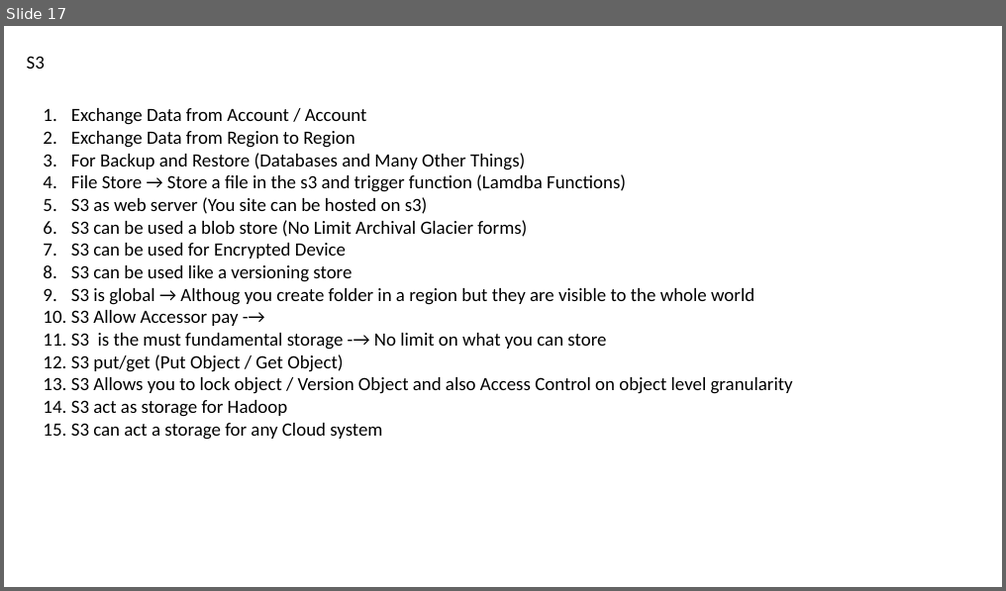
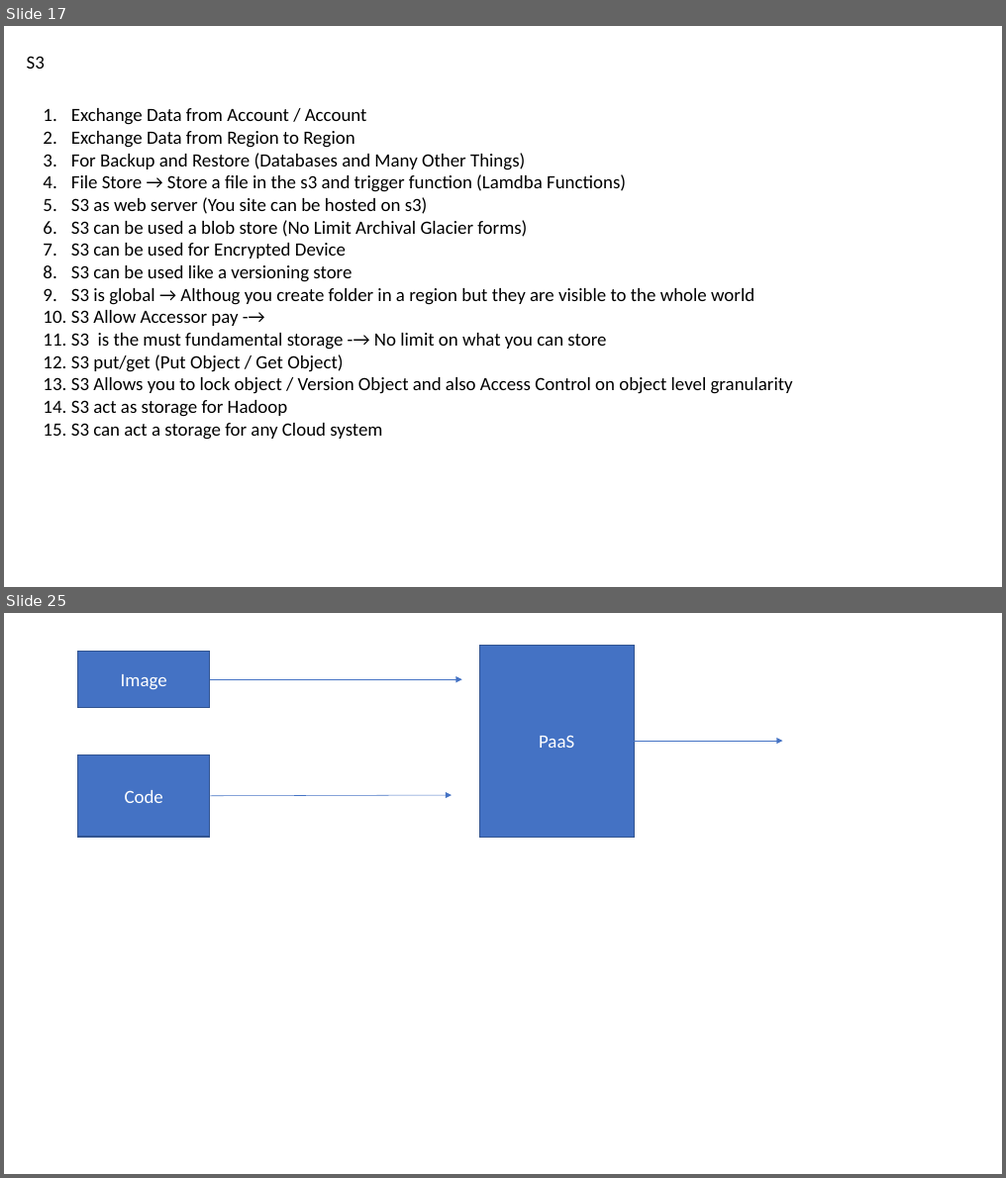
Before and after one commit to nileshdevdas/smcloudbasics, a slide deck: Day-1_BasicCloud.pptx. Shown one above the other, each under a label of ours: slide 17 before the commit, slides 17 and 25 after it; the slides between them are not shown. The pictures are 1006x591 and 1006x1178 pixels, drawn with LibreOffice and Linux fonts; fonts in the diff are those of the drawing. Boxes give left, top, right and bottom in pixels: in the first picture for what was removed or moved away, otherwise in the second. Text is boxed around its words. In the diff, an @@ line names an element or a change of style, - is before the commit and + after.

```diff
--- a/Day-1_BasicCloud.pptx
+++ b/Day-1_BasicCloud.pptx
@@ slide 25 added at (4,613,1002,1174), background #FFFFFF @@
@@ rectangle added at (78,652,210,708), fill #4472C4, outline #325491 1 pt, 18 pt, text #FFFFFF @@
+Image
@@ rectangle added at (479,645,634,837), fill #4472C4, outline #325491 1 pt, 18 pt, text #FFFFFF @@
+PaaS
@@ arrow added from (210, 679) to (462, 679), #4472C4 0.5 pt @@
@@ rectangle added at (78,756,210,837), fill #4472C4, outline #325491 1 pt, 18 pt, text #FFFFFF @@
+Code
@@ arrow added from (634, 741) to (782, 741), #4472C4 0.5 pt @@
@@ arrow added from (210, 796) to (451, 795), #4472C4 0.5 pt @@
```
Also in this commit, not shown: 12 other slides added.
